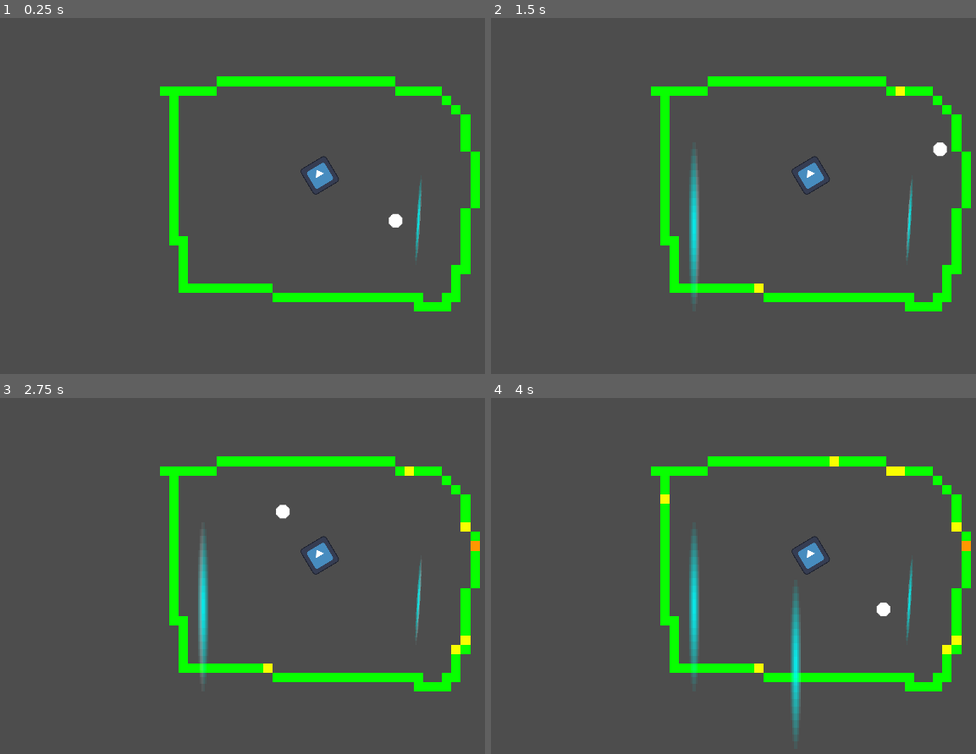
Above: before the commit, frames 1-4 (two rows, left to right).
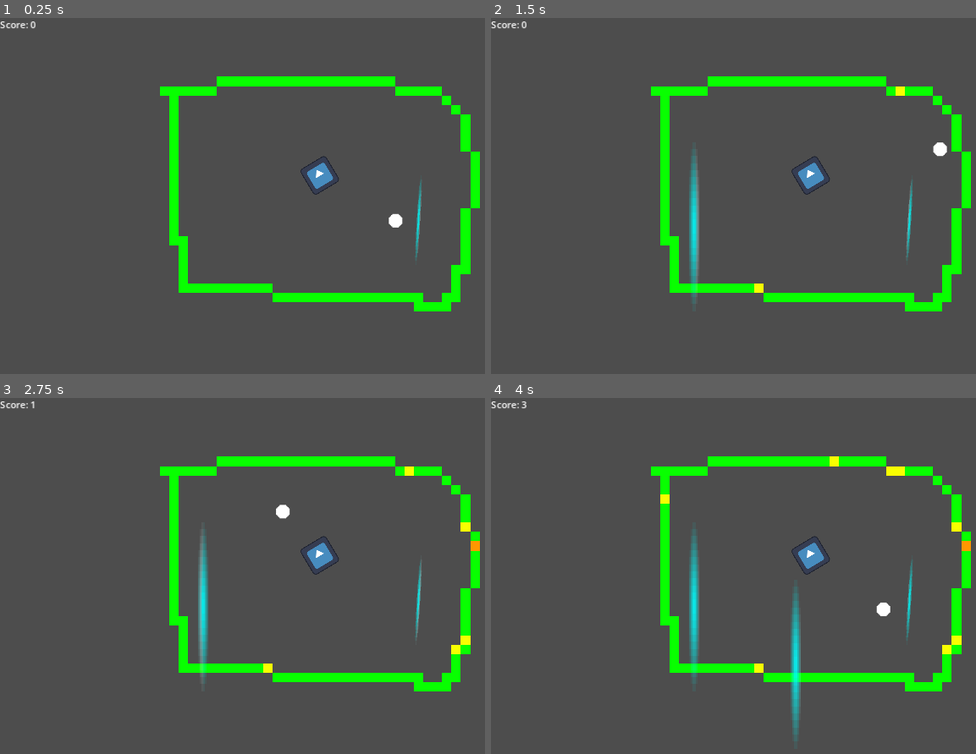
Above: after the commit, the same moments.

Repository: sparkworm/Jameplay2025
Game: Godot game, scene res://scenes/main.tscn
Two runs of this game, one before a commit and one after it. Both use one fixed random seed, a clock stepped at 60 frames per second and the inputs below. The engine's default icon, where the game draws it, is replaced by a stand-in: a white triangle on a blue panel in a dark square.
Inputs (mouse positions are in pixels of both pictures, inside the frame that each line leads up to):
- Up to frame 1 (0.25 s): no input
- Up to frame 2 (1.5 s): move the mouse to (outside the picture) at 0.52 s; right-click (outside the picture) at 0.6 s; move the mouse to (694, 228) at 1.27 s; click (694, 228) at 1.35 s
- Up to frame 3 (2.75 s): move the mouse to (407, 504) at 2.02 s; right-click (407, 504) at 2.1 s
- Up to frame 4 (4 s): tap Enter at 2.75 s; move the mouse to (796, 665) at 2.77 s; click (796, 665) at 2.85 s; move the mouse to (outside the picture) at 3.52 s; right-click (outside the picture) at 3.6 s

The runs differ from the first frame. In frame 1, less than 0.1% of the frame differs, in the area x 0-8%, y 0-3%; in frame 2, less than 0.1%; in frame 3, less than 0.1%; in frame 4, less than 0.1%.

Commit message:
Added score system

Diff:
--- a/scenes/parent/level.gd
+++ b/scenes/parent/level.gd
@@ -6,8 +6,10 @@
 
 @onready var player_barriers: Node = $PlayerBarriers
 @onready var barrier_detector: RayCast2D = $BarrierDetector
+@onready var score_label: Label = %ScoreLabel
 
 var last_barrier: PlayerBarrier
+var score: float = 0.0
 
 func _process(delta:float) -> void:
 	if Input.is_action_just_pressed("place_barrier"):
@@ -19,6 +21,12 @@
 		last_barrier = null
 	if Input.is_action_just_pressed("destroy_barrier"):
 		destroy_barrier()
+	# update scores
+	update_score(delta)
+
+func update_score(delta: float) -> void:
+	score += player_barriers.get_child_count() * delta
+	score_label.text = str("Score: ", floor(score))
 
 func place_barrier(coords:Vector2) -> void:
 	var new_bar = barrier.instantiate() as PlayerBarrier
--- a/scenes/parent/level.tscn
+++ b/scenes/parent/level.tscn
@@ -83,3 +83,17 @@
 [node name="BarrierDetector" type="RayCast2D" parent="."]
 target_position = Vector2(182, 216)
 hit_from_inside = true
+
+[node name="LevelUI" type="CanvasLayer" parent="."]
+
+[node name="ScoreUI" type="Control" parent="LevelUI"]
+layout_mode = 3
+anchors_preset = 0
+offset_right = 40.0
+offset_bottom = 40.0
+
+[node name="ScoreLabel" type="Label" parent="LevelUI/ScoreUI"]
+unique_name_in_owner = true
+layout_mode = 0
+offset_right = 40.0
+offset_bottom = 23.0
